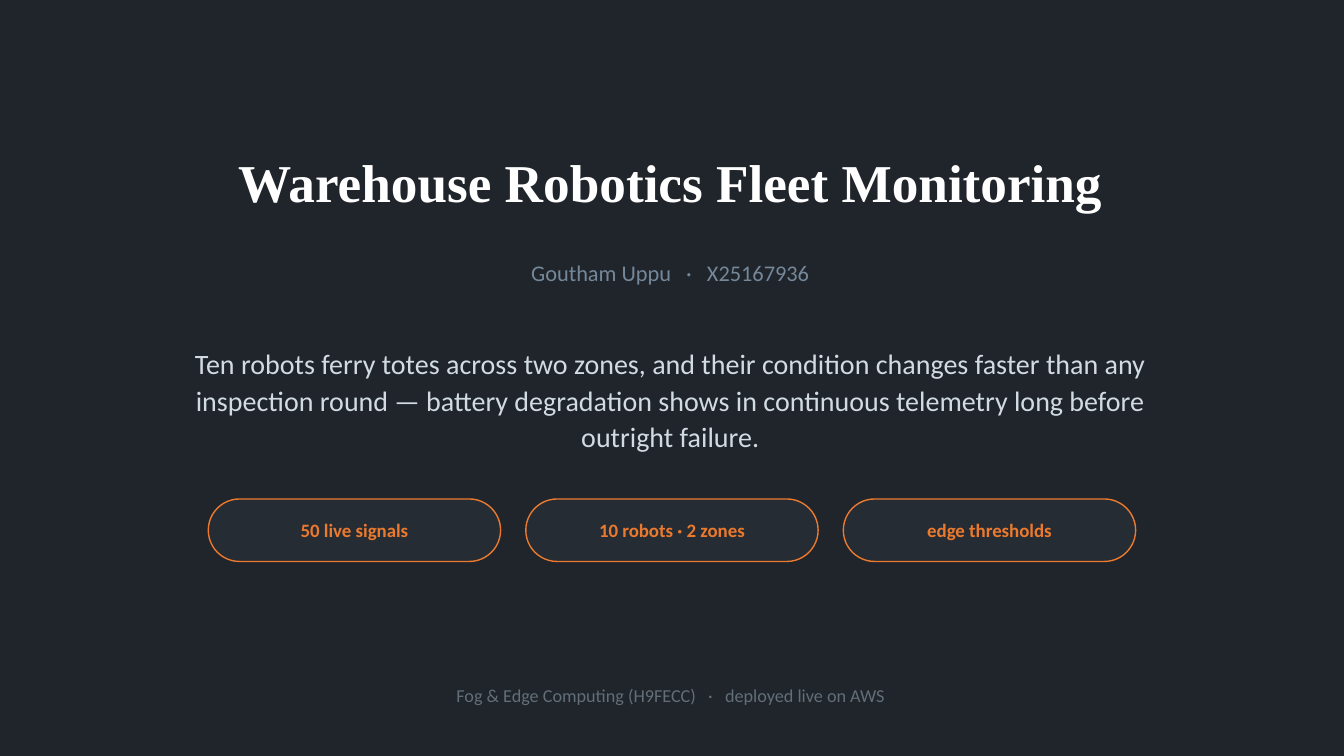
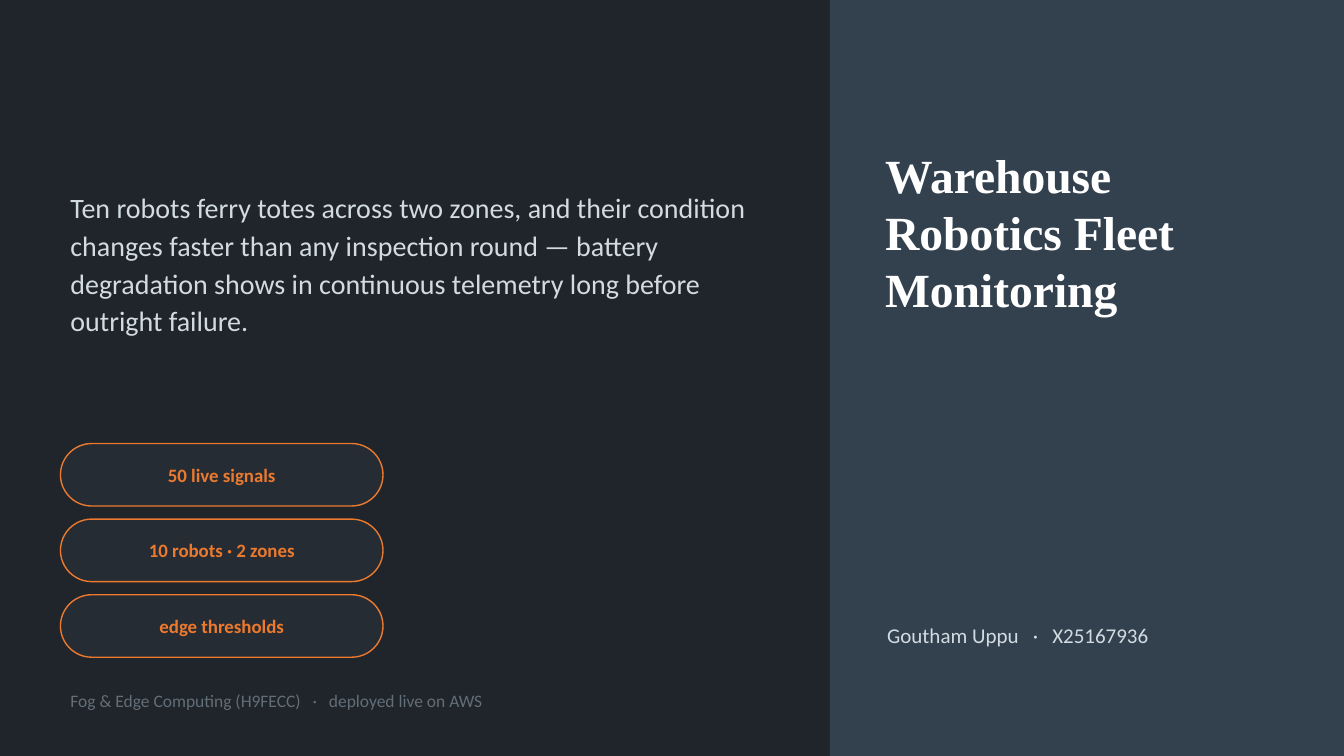
Before and after one commit to valletivarish/FEC_version_2, a slide deck: slide 1 of ppt/GouthamUppu_X25167936_warehouse-robotics-fleet.pptx. Drawn at 1344x756 pixels with LibreOffice and Linux fonts; fonts in the diff are those of the drawing. Boxes give left, top, right and bottom in pixels: in the first picture for what was removed or moved away, otherwise in the second. Text is boxed around its words. In the diff, an @@ line names an element or a change of style, - is before the commit and + after.

```diff
--- a/ppt/GouthamUppu_X25167936_warehouse-robotics-fleet.pptx
+++ b/ppt/GouthamUppu_X25167936_warehouse-robotics-fleet.pptx
@@ rectangle added at <box>830,0,1344,756</box>, fill #33414F @@
@@ text "Warehouse Robotics Fleet Monitoring": place and size @@
-text "Warehouse Robotics Fleet Monitoring" at <box>238,165,1102,213</box>
+text "Warehouse Robotics Fleet Monitoring" at <box>885,160,1174,317</box>
@@ text "Warehouse Robotics Fleet Monitoring" at <box>885,160,1174,317</box>: size 38 to 34 pt; alignment centre to left; vertical alignment middle to top @@
@@ text "Ten robots ferry totes across ...": place and size @@
-text "Ten robots ferry totes across ..." at <box>195,354,1145,452</box>
+text "Ten robots ferry totes across ..." at <box>70,198,745,336</box>
@@ text "Ten robots ferry totes across ..." at <box>70,198,745,336</box>: alignment centre to left; line spacing 1.1 to 1.12 @@
@@ text "50 live signals": place and size @@
-text "50 live signals" at <box>301,523,409,540</box>
+text "50 live signals" at <box>168,468,276,485</box>
@@ rounded rectangle: place and size @@
-rounded rectangle at <box>844,499,1136,562</box>
+rounded rectangle at <box>60,444,383,506</box>
@@ text "10 robots · 2 zones": place and size @@
-text "10 robots · 2 zones" at <box>599,523,744,537</box>
+text "10 robots · 2 zones" at <box>149,543,294,557</box>
@@ rounded rectangle: place and size @@
-rounded rectangle at <box>209,499,501,562</box>
+rounded rectangle at <box>60,519,383,582</box>
@@ text "edge thresholds": place and size @@
-text "edge thresholds" at <box>927,523,1051,540</box>
+text "edge thresholds" at <box>159,619,283,636</box>
@@ rounded rectangle: place and size @@
-rounded rectangle at <box>526,499,819,562</box>
+rounded rectangle at <box>60,595,383,657</box>
@@ text "Goutham Uppu · X25167936": place and size @@
-text "Goutham Uppu · X25167936" at <box>531,265,809,285</box>
+text "Goutham Uppu · X25167936" at <box>887,628,1148,647</box>
@@ text "Goutham Uppu · X25167936" at <box>887,628,1148,647</box>: size 16 to 15 pt, text colour #74889A to #D2DBE2; alignment centre to left @@
@@ text "Fog & Edge Computing (H9FECC) ..." at <box>70,695,482,710</box>: size 13 to 12.5 pt; alignment centre to left @@
```
Also in this commit, not shown: 2 other slides changed, 25 other files.
